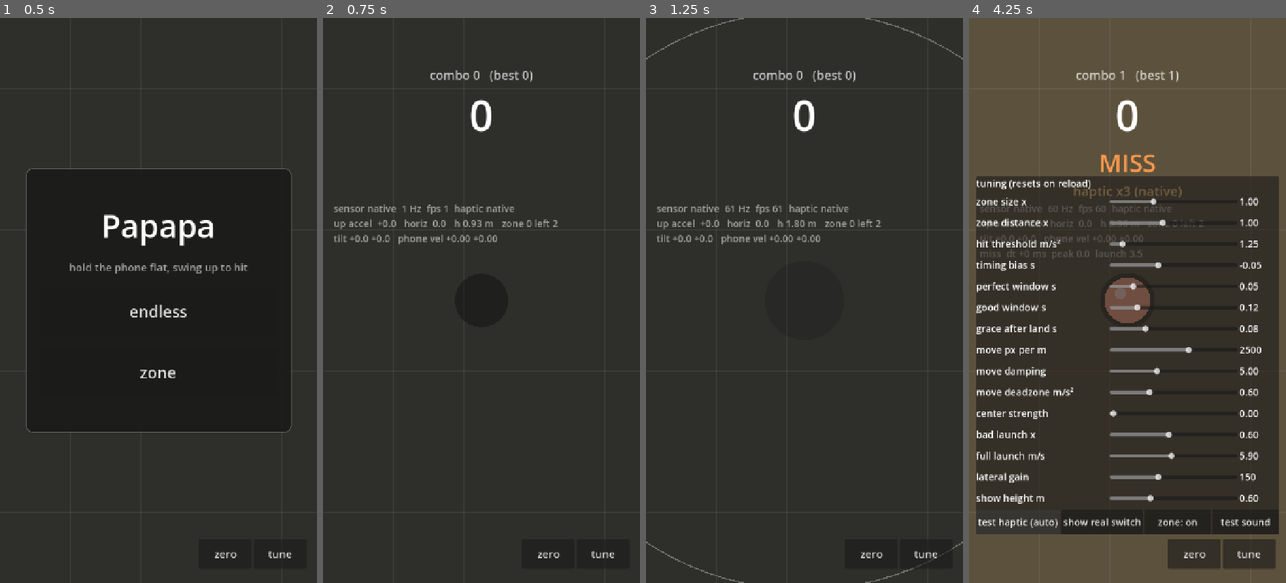
Above: before the commit, frames 1-4 (left to right).
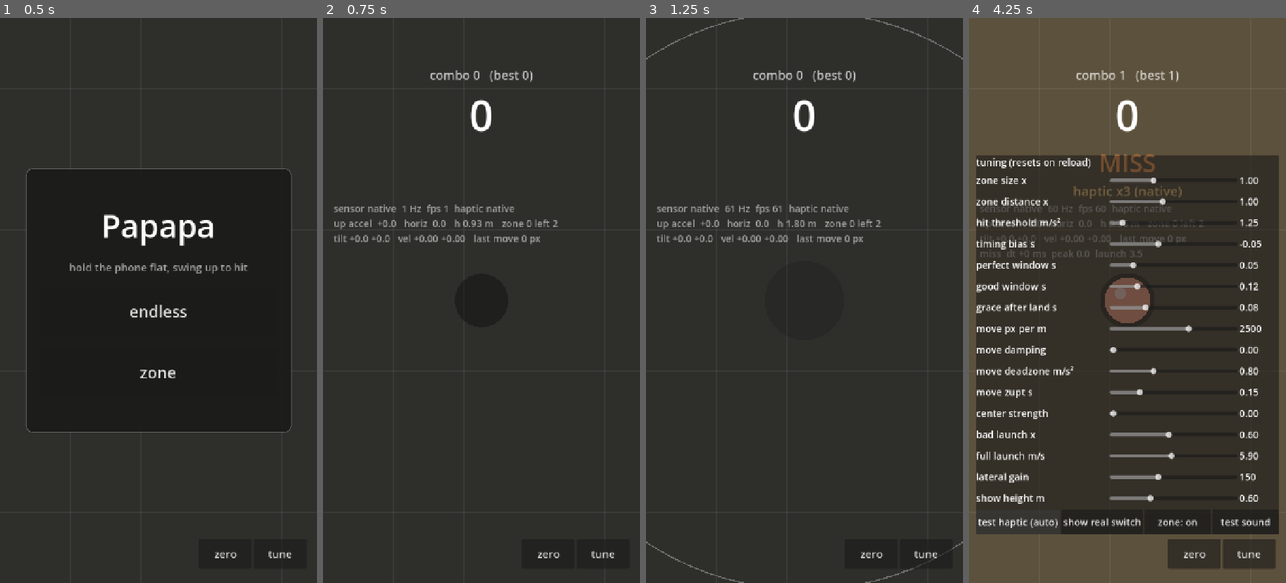
Above: after the commit, the same moments.

Repository: Xionday/Papapa
Game: Godot game, scene res://scenes/main.tscn
Same seed, same stepped clock (60 frames per second), same inputs: the game is played once before the commit and once after it.
Inputs:
- Up to frame 1 (0.5 s): no input
- Up to frame 2 (0.75 s): click "endless" at 0.5 s
- Up to frame 3 (1.25 s): no input
- Up to frame 4 (4.25 s): click "zero" at 1.25 s; click "tune" at 2 s; click "play again" at 2.75 s; click "test haptic (auto)" at 3.5 s

Frame 1 is identical in both runs. In frame 2, 0.3% of the frame differs, in the area x 23-69%, y 38-40%; in frame 3, 0.3%; in frame 4, 7.1%, in the area x 2-98%, y 24-68%.

Commit message:
位移模型改為低通＋遲滯＋ZUPT（模擬：0.4s 移 20cm 的畫面位移 168 → 368 px，靜止飄移 0）
- 加速度先低通(50ms)；靜止時死區 0.8 擋手持雜訊；一旦動起來低於死區也照積分
- 連續安靜 0.15s 速度歸零(ZUPT)，取代原本的強阻尼(5/s)；damping 預設 0
- tests/sim_move.gd：合成移動曲線比較各模型的位移與飄移
- HUD 顯示最近一次連續移動的 px

Co-Authored-By: Claude Fable 5.1 <noreply@anthropic.com>
Claude-Session: https://claude.ai/code/session_01M2isnyCwhhtueNisXY1RbR

Diff:
--- a/scripts/game.gd
+++ b/scripts/game.gd
@@ -20,8 +20,10 @@
 @export var good_dt: float = 0.12           ## s，在這之內 = GOOD；再外面 = BAD
 ## 手機位移（衝量版）：水平加速度積分成速度、再強力阻尼，位移 = 速度 × px_per_m
 @export var move_enabled: bool = true
-@export var move_deadzone: float = 0.6      ## m/s²，低於這個的水平加速度視為噪音
-@export var move_damping: float = 5.0       ## 1/s，速度衰減；越大「推一下」越短促
+@export var move_deadzone: float = 0.8      ## m/s²，低於這個的水平加速度視為手持雜訊（靜止時不起步）
+@export var move_damping: float = 0.0       ## 1/s，速度衰減（0 = 純積分，靠 ZUPT 歸零）
+@export var move_lowpass: float = 0.05      ## s，加速度低通時間常數
+@export var move_zupt: float = 0.15         ## s，連續安靜這麼久就把速度歸零（zero-velocity update）
 @export var px_per_m: float = 2500.0        ## 手機移 10 cm ≈ 畫面移 250 px
 @export var center_strength: float = 0.0    ## 每次拍起，球在飛行中回到螢幕中心的比例（0 = 不回中）
 @export var edge_margin: float = 40.0       ## px，球離螢幕邊緣最少保留
@@ -56,6 +58,10 @@
 var last_launch: float = 0.0
 var paddle_pos: Vector2 = Vector2.ZERO      ## 球拍（螢幕中心）在世界裡的位置
 var phone_vel: Vector2 = Vector2.ZERO       ## 估計的手機水平速度 m/s（螢幕座標）
+var _accel_lp: Vector2 = Vector2.ZERO       ## 低通後的水平加速度
+var _quiet_t: float = 0.0                   ## 連續安靜時間
+var last_move_px: float = 0.0               ## 最近一次連續移動走了幾 px（HUD 用）
+var _move_acc: float = 0.0
 var streak: int = 0
 var score: int = 0
 var best_streak: int = 0
@@ -301,20 +307,34 @@
 	queue_redraw()
 
 
-## 手機位移：不是真的追蹤位置，是把「推一下」的衝量變成短暫的速度
+## 手機位移（衝量版 + 低通 + 遲滯 + ZUPT）
+## 不是真的追蹤位置：加速度積分成速度，靠「安靜一段時間就把速度歸零」避免飄移。
+## 一旦動起來，低於死區的加速度照樣積分，所以平穩的移動也會完整反映；
+## 代價是超過 1 秒的極慢移動（峰值加速度 < 死區）不會起步。
 func _step_move(delta: float) -> void:
 	if not move_enabled:
 		return
-	var a := horiz_accel
+	_accel_lp += (horiz_accel - _accel_lp) * (1.0 - exp(-delta / max(0.001, move_lowpass)))
+	var a := _accel_lp
+	var moving := phone_vel != Vector2.ZERO
 	if a.length() < move_deadzone:
-		a = Vector2.ZERO
+		_quiet_t += delta
+		if not moving:
+			a = Vector2.ZERO
+	else:
+		_quiet_t = 0.0
 	phone_vel += a * delta
-	phone_vel *= exp(-move_damping * delta)
-	if phone_vel.length() < 0.005:
+	if move_damping > 0.0:
+		phone_vel *= exp(-move_damping * delta)
+	if _quiet_t > move_zupt:
 		phone_vel = Vector2.ZERO
+		if _move_acc > 0.0:
+			last_move_px = _move_acc
+			_move_acc = 0.0
 	var step := phone_vel * px_per_m * delta
 	if step != Vector2.ZERO:
 		paddle_pos += step
+		_move_acc += step.length()
 		pushed.emit(step)
 
 
--- a/scripts/hud.gd
+++ b/scripts/hud.gd
@@ -34,8 +34,9 @@
 	["good window s", "good_dt", 0.05, 0.4, 0.01],
 	["grace after land s", "grace_after", 0.0, 0.3, 0.01],
 	["move px per m", "px_per_m", 0.0, 4000.0, 100.0],
-	["move damping", "move_damping", 1.0, 12.0, 0.5],
-	["move deadzone m/s²", "move_deadzone", 0.0, 2.0, 0.1],
+	["move damping", "move_damping", 0.0, 6.0, 0.25],
+	["move deadzone m/s²", "move_deadzone", 0.2, 2.0, 0.1],
+	["move zupt s", "move_zupt", 0.05, 0.5, 0.01],
 	["center strength", "center_strength", 0.0, 1.0, 0.05],
 	["bad launch x", "bad_launch", 0.3, 0.95, 0.05],
 	["full launch m/s", "full_launch", 3.0, 9.0, 0.1],
@@ -179,6 +180,6 @@
 	_debug.text = "\n".join([
 		"sensor %s  %d Hz  fps %d  haptic %s" % [_sensor.status, _sensor.hz, Engine.get_frames_per_second(), _sensor.haptic_mode],
 		"up accel %+5.1f   horiz %4.1f   h %.2f m   zone %d left %d" % [_game.up_accel, _game.horiz_accel.length(), _game.ball_h, _game.zone_index, _game.zone_left],
-		"tilt %+4.1f %+4.1f   phone vel %+.2f %+.2f" % [_game.tilt.x, _game.tilt.y, _game.phone_vel.x, _game.phone_vel.y],
+		"tilt %+4.1f %+4.1f   vel %+.2f %+.2f   last move %.0f px" % [_game.tilt.x, _game.tilt.y, _game.phone_vel.x, _game.phone_vel.y, _game.last_move_px],
 		_last_event,
 	])
--- /dev/null
+++ b/tests/sim_move.gd
@@ -0,0 +1,80 @@
+extends SceneTree
+## 位移模型模擬：餵合成的「平穩移動 D 公尺、花 T 秒」加速度曲線，看畫面走幾 px。
+## 用法：godot --headless --path . -s tests/sim_move.gd
+
+const PX_PER_M := 2500.0
+
+
+## 回傳 [畫面位移 px, 結束後 1 秒內的殘餘飄移 px]
+func run_model(D: float, T: float, damping: float, deadzone: float, zupt: bool, noise: float) -> Array:
+	var dt := 1.0 / 60.0
+	var vel := 0.0
+	var pos := 0.0
+	var quiet := 0.0
+	var lp := 0.0
+	var pos_at_end := 0.0
+	var t := 0.0
+	var rng := RandomNumberGenerator.new()
+	rng.seed = 1
+	while t < T + 1.0:
+		## 真實加速度：半正弦推、半正弦煞，位移剛好 D
+		var a := 0.0
+		if t < T:
+			a = (D * PI * PI / (T * T)) * sin(2.0 * PI * t / T) / 2.0
+			## 上式積分兩次後位移 = D（sin 一個完整週期的加速度曲線）
+		a += rng.randfn(0.0, noise)
+		## 低通：先把雜訊濾掉再判斷死區（EMA，時間常數約 50 ms）
+		lp += (a - lp) * (1.0 - exp(-dt / 0.05))
+		a = lp
+		## 遲滯：一旦動起來，低於死區的加速度照樣積分，直到安靜 0.15 秒才算停
+		var a_used := a
+		if abs(a) < deadzone:
+			quiet += dt
+			if zupt and vel == 0.0:
+				a_used = 0.0
+		else:
+			quiet = 0.0
+		vel += a_used * dt
+		vel *= exp(-damping * dt)
+		if zupt and quiet > 0.15:
+			vel = 0.0
+		pos += vel * PX_PER_M * dt
+		t += dt
+		if abs(t - T) < dt * 0.5:
+			pos_at_end = pos
+	return [pos_at_end, pos - pos_at_end]
+
+
+func _init() -> void:
+	## 加速度曲線是 sin 一個週期，兩次積分後的位移是 D·π/4，所以理想值是 0.785·D
+	print("目標：移 0.20 m（曲線實際位移 %.3f m），理想畫面位移 = %.0f px" % [0.20 * PI / 4.0, 0.20 * PI / 4.0 * PX_PER_M])
+	print("")
+	print("%-34s %8s %8s %8s %8s" % ["模型", "T=0.25s", "T=0.4s", "T=0.6s", "T=1.0s"])
+	var models := [
+		["現在：damping 5, deadzone 0.6", 5.0, 0.6, false],
+		["damping 0.5, deadzone 0.8, ZUPT", 0.5, 0.8, true],
+		["damping 0, deadzone 0.8, ZUPT", 0.0, 0.8, true],
+		["damping 0, deadzone 1.0, ZUPT", 0.0, 1.0, true],
+	]
+	for m in models:
+		var row := "%-34s" % m[0]
+		for T in [0.25, 0.4, 0.6, 1.0]:
+			var r := run_model(0.20, T, m[1], m[2], m[3], 0.0)
+			row += " %7.0f" % r[0]
+		print(row)
+	print("")
+	for noise in [0.3, 0.5]:
+		print("手持雜訊 σ=%.1f m/s²（0.4 秒移 20 cm）：" % noise)
+		for m in models:
+			var worst := 0.0
+			var disp := 0.0
+			for seed in 5:
+				var r := run_model(0.20, 0.4, m[1], m[2], m[3], noise)
+				disp = r[0]
+				worst = max(worst, abs(r[1]))
+			print("  %-34s 位移 %5.0f  結束後 1 秒最大飄移 %5.0f" % [m[0], disp, worst])
+		## 完全靜止時 3 秒飄多少
+		for m in models:
+			var r := run_model(0.0, 0.01, m[1], m[2], m[3], noise)
+			print("  %-34s 靜止 1 秒飄移 %5.0f" % [m[0], abs(r[1])])
+	quit()
